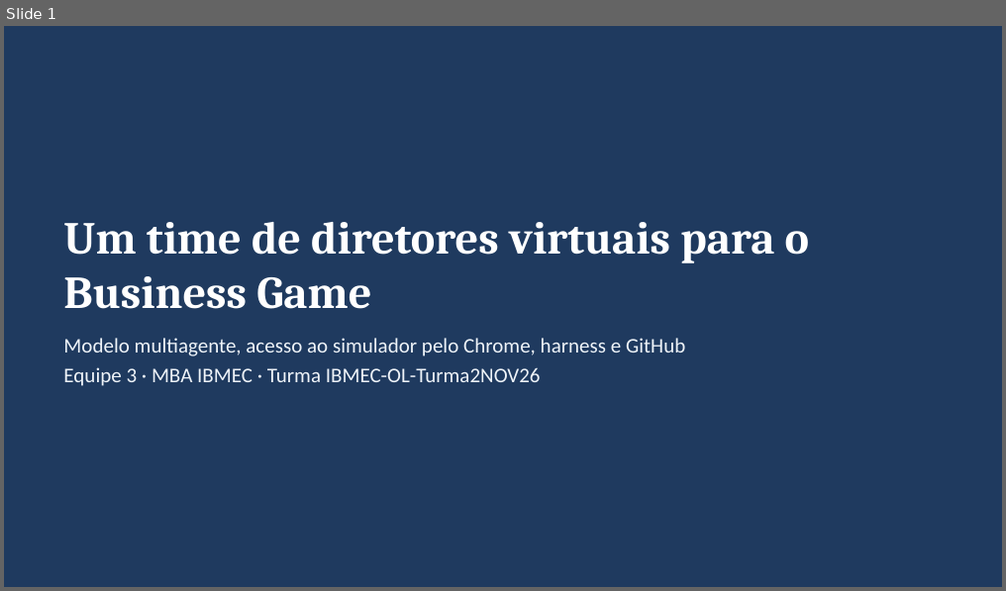
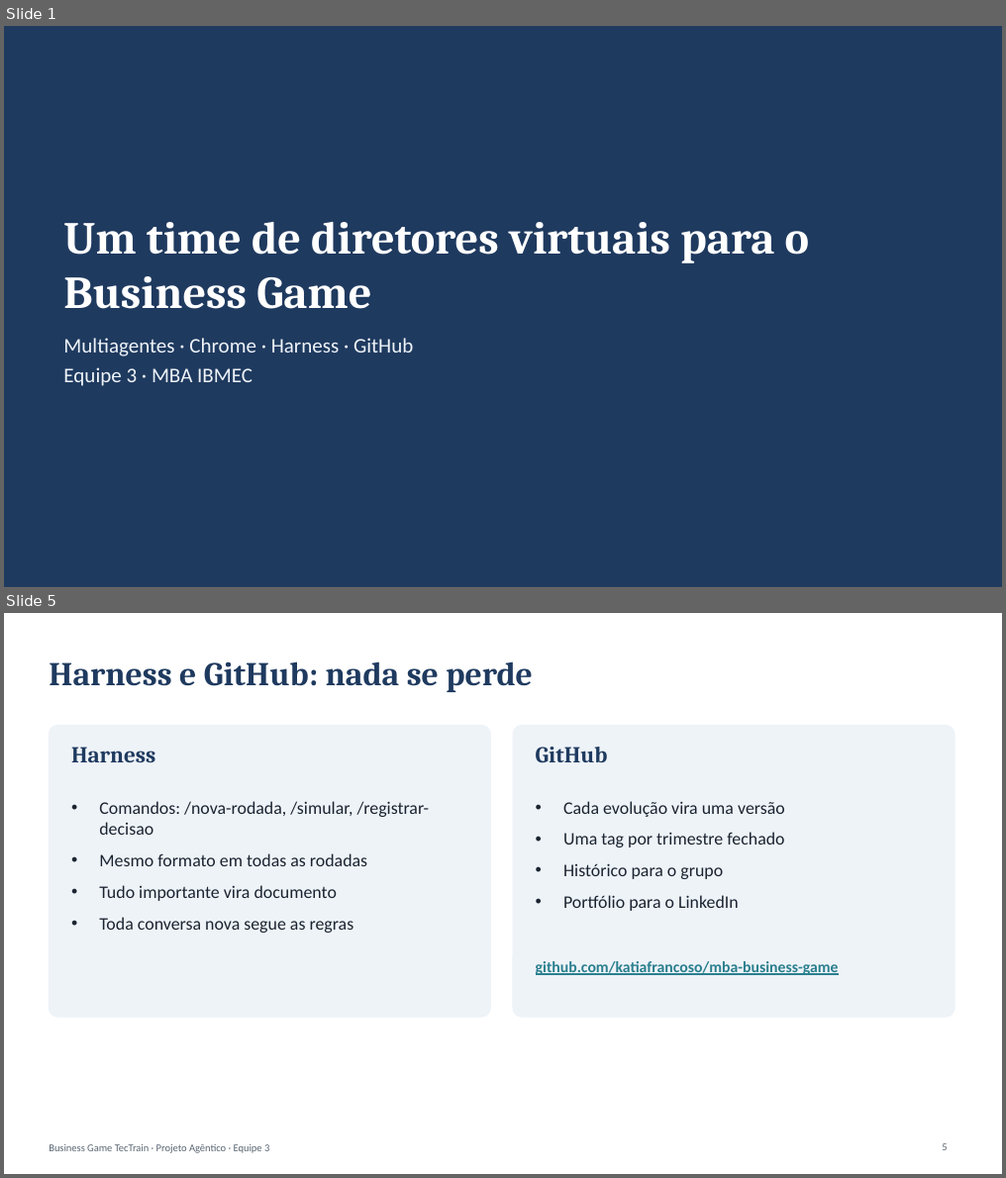
Before and after one commit to katiafrancoso/mba-business-game, a slide deck: entregaveis/Projeto_Agentico_Business_Game_Equipe3.pptx. Shown one above the other, each under a label of ours: slide 1 before the commit, slides 1 and 5 after it; the slides between them are not shown. The pictures are 1006x591 and 1006x1178 pixels, drawn with LibreOffice and Linux fonts; fonts in the diff are those of the drawing. Boxes give left, top, right and bottom in pixels: in the first picture for what was removed or moved away, otherwise in the second. Text is boxed around its words. In the diff, an @@ line names an element or a change of style, - is before the commit and + after.

```diff
--- a/entregaveis/Projeto_Agentico_Business_Game_Equipe3.pptx
+++ b/entregaveis/Projeto_Agentico_Business_Game_Equipe3.pptx
@@ slide 5 added at bbox=[4, 613, 1002, 1174], background #FFFFFF @@
@@ title added at bbox=[49, 662, 533, 692], 32 pt, text #1F3A5F, bold @@
+Harness e GitHub: nada se perde
@@ rounded rectangle added at bbox=[49, 725, 491, 1017], fill #EEF3F8, outline #EEF3F8 1 pt @@
@@ rounded rectangle added at bbox=[513, 725, 954, 1017], fill #EEF3F8, outline #EEF3F8 1 pt @@
@@ text added at bbox=[71, 747, 155, 762], 22 pt, text #1F3A5F, bold @@
+Harness
@@ text added at bbox=[536, 747, 608, 763], 22 pt, text #1F3A5F, bold @@
+GitHub
@@ text added at bbox=[99, 801, 430, 933], 17 pt, text #1B2430 @@
+• Comandos: /nova-rodada, /simular, /registrar-decisao
+• Mesmo formato em todas as rodadas
+• Tudo importante vira documento
+• Toda conversa nova segue as regras
@@ text added at bbox=[563, 801, 785, 911], 17 pt, text #1B2430 @@
+• Cada evolução vira uma versão
+• Uma tag por trimestre fechado
+• Histórico para o grupo
+• Portfólio para o LinkedIn
@@ text added at bbox=[536, 961, 839, 975], 15 pt, text #2A7F8E, bold, underline @@
+github.com/katiafrancoso/mba-business-game
@@ text added at bbox=[49, 1145, 269, 1154], 10 pt, text #5A6672 @@
+Business Game TecTrain · Projeto Agêntico · Equipe 3
@@ page number added at bbox=[942, 1144, 946, 1151], 10 pt, text #5A6672 @@
+5
@@ slide 1 changed as well @@
@@ text at bbox=[63, 338, 413, 386]: text changed @@
-Modelo multiagente, acesso ao simulador pelo Chrome, harness e GitHub
-Equipe 3 · MBA IBMEC · Turma IBMEC-OL-Turma2NOV26
+Multiagentes · Chrome · Harness · GitHub
+Equipe 3 · MBA IBMEC
```
Also in this commit, not shown: 3 other slides changed, 1 other slide added, 8 slides removed, 3 other files.
